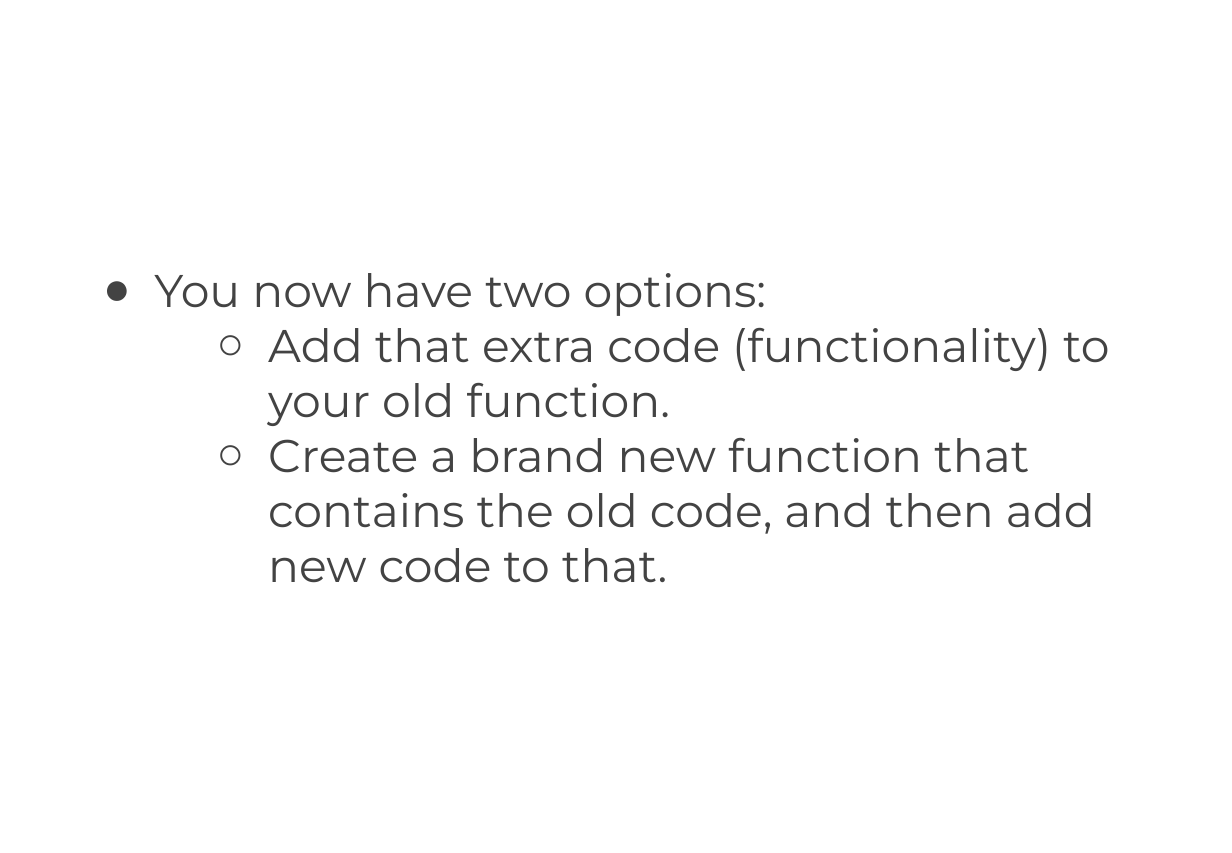
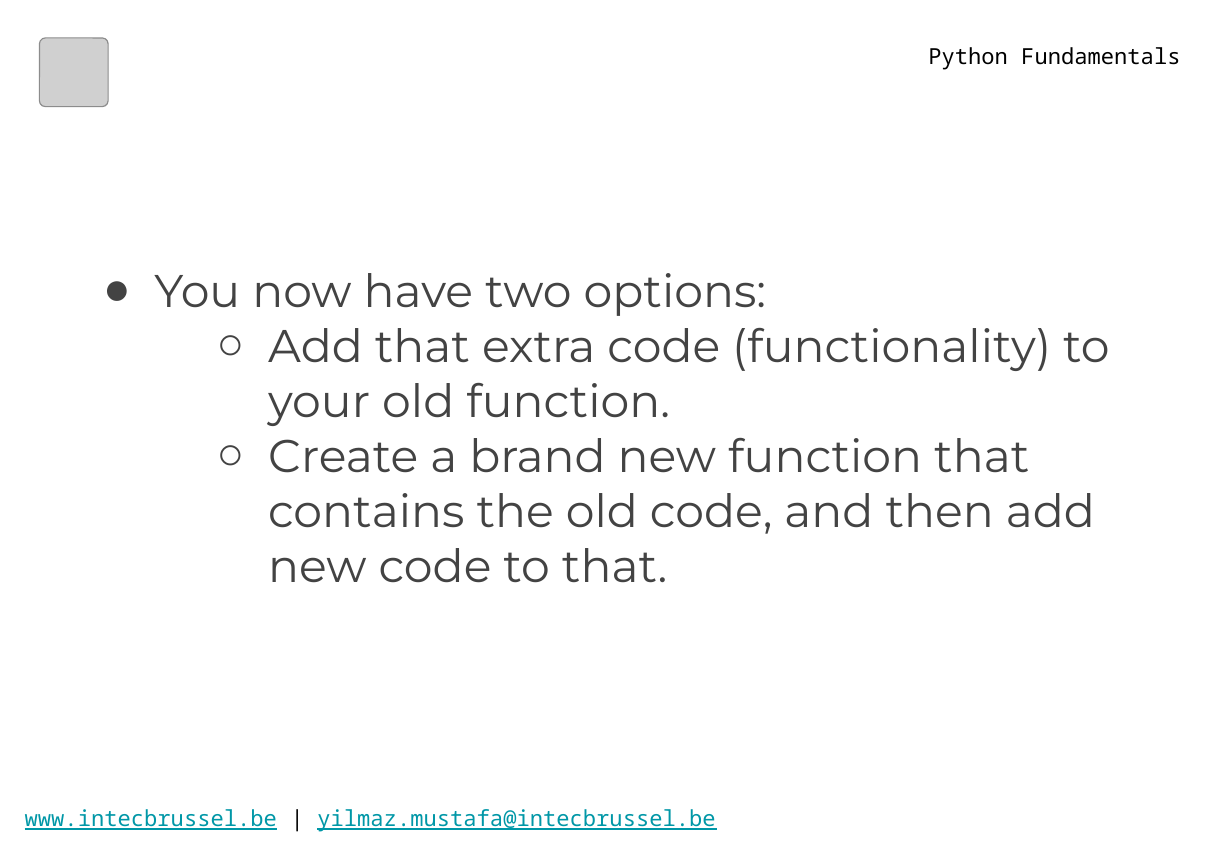
Before and after one commit to yilmazchef/python-notebooks, a slide deck: slide 6 of Presentations/Nederlands/08 - Decorators.pptx. Drawn at 1232x853 pixels with LibreOffice and Linux fonts; fonts in the diff are those of the drawing; grey boxes stand for pictures. Boxes give left, top, right and bottom in pixels: in the first picture for what was removed or moved away, otherwise in the second. Text is boxed around its words. In the diff, an @@ line names an element or a change of style, - is before the commit and + after.

```diff
--- a/Presentations/Nederlands/08 - Decorators.pptx
+++ b/Presentations/Nederlands/08 - Decorators.pptx
@@ picture added at (40, 38, 108, 106) @@
@@ text added at (928, 47, 1180, 70), 14 pt, text #000000 @@
+Python Fundamentals
@@ text added at (25, 809, 715, 831), 14 pt, text #0097A7, underline @@
+www.intecbrussel.be | yilmaz.mustafa@intecbrussel.be
```
Also in this commit, not shown: 8 other slides changed, 2 slides added, 2 slides removed, 26 other files.
